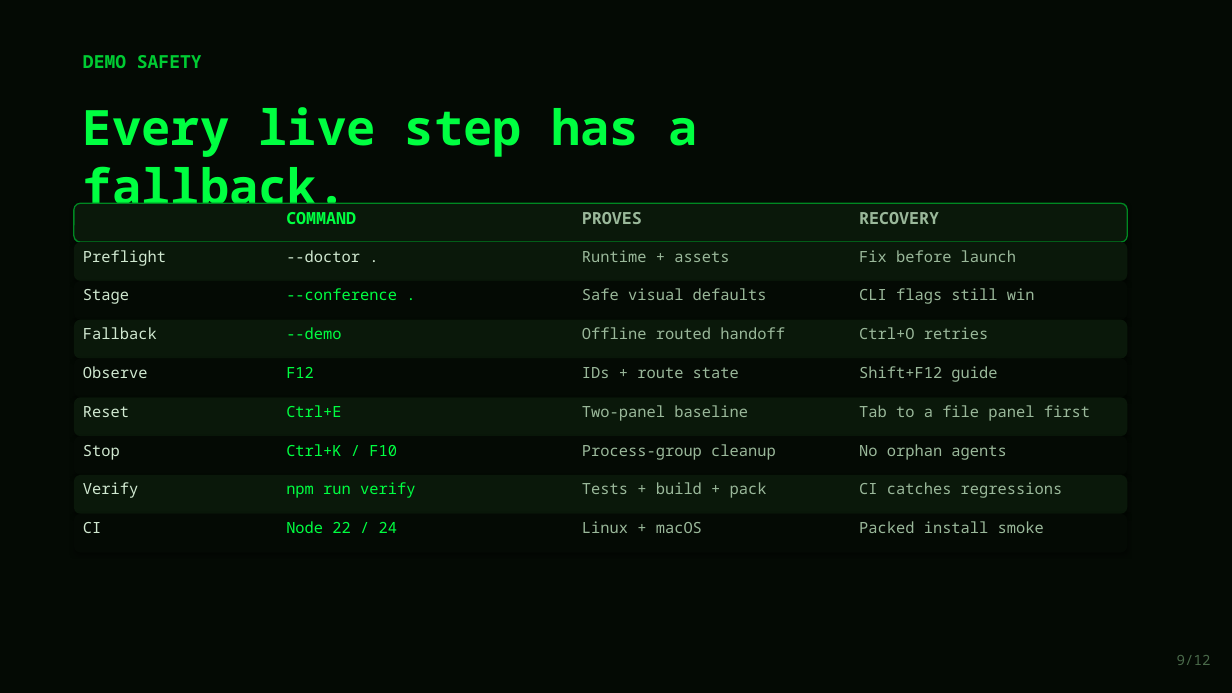
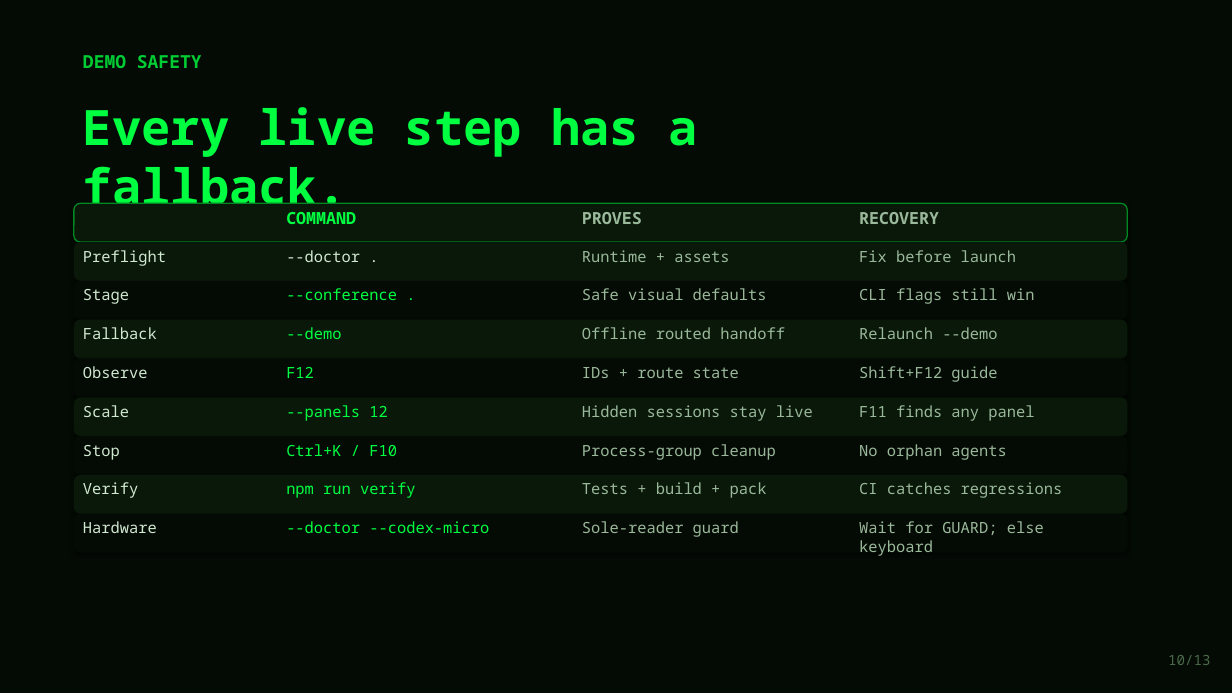
Before and after one commit to lech-kalinowski/agents-commander, a slide deck: slide 10 of presentation/Agents_Commander_Protocol.pptx (slide 9 before the commit). Drawn at 1232x693 pixels with LibreOffice and Linux fonts; fonts in the diff are those of the drawing. Boxes give left, top, right and bottom in pixels: in the first picture for what was removed or moved away, otherwise in the second. Text is boxed around its words. In the diff, an @@ line names an element or a change of style, - is before the commit and + after.

```diff
--- a/presentation/Agents_Commander_Protocol.pptx
+++ b/presentation/Agents_Commander_Protocol.pptx
@@ text at [859,327,997,339]: text changed @@
-Ctrl+O retries
+Relaunch --demo
@@ text at [83,405,129,417]: text changed @@
-Reset
+Scale
@@ text at [286,405,387,421]: text changed @@
-Ctrl+E
+--panels 12
@@ text at [582,405,813,421]: text changed @@
-Two-panel baseline
+Hidden sessions stay live
@@ text at [859,405,1034,421]: text changed @@
-Tab to a file panel first
+F11 finds any panel
@@ text at [83,521,157,533]: text changed @@
-CI
+Hardware
@@ text at [286,521,489,533]: text changed @@
-Node 22 / 24
+--doctor --codex-micro
@@ text at [582,521,739,537]: text changed @@
-Linux + macOS
+Sole-reader guard
@@ text at [859,521,1044,556]: text changed @@
-Packed install smoke
+Wait for GUARD; else keyboard
@@ text at [1168,655,1210,665]: text changed @@
-9/12
+10/13
```
Also in this commit, not shown: 10 other slides changed, 2 slides added, 1 slide removed, 1 other file.
